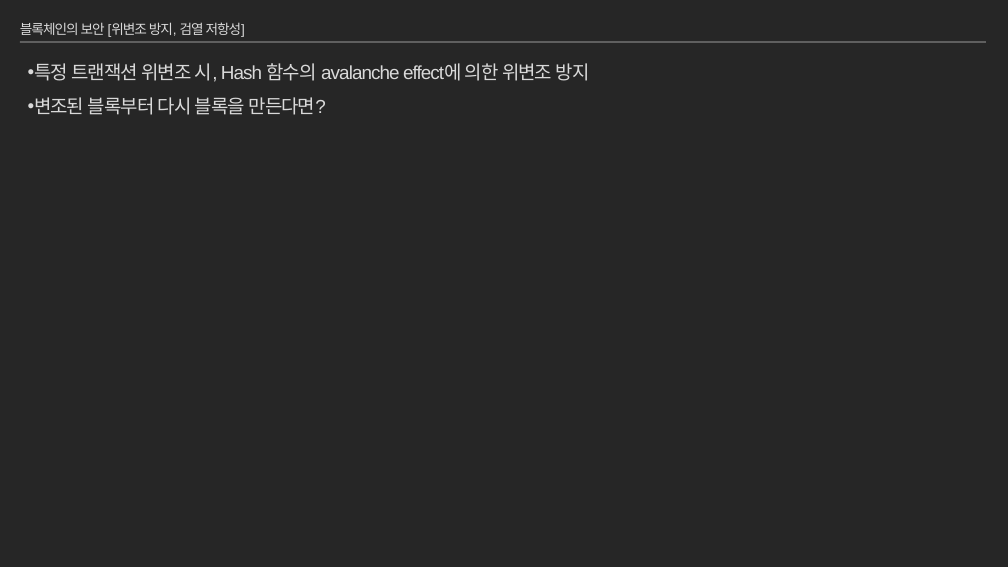
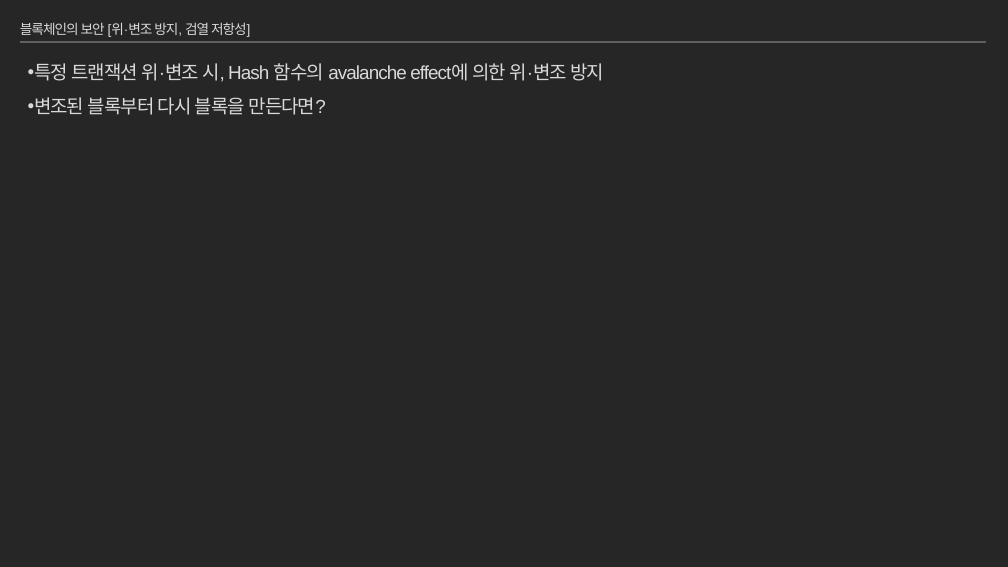
Before and after one commit to moss0801/blockchain-doc, a slide deck: slide 72 of General/Blockchain Part1.pptx (slide 43 before the commit). Drawn at 1008x567 pixels with LibreOffice and Linux fonts; fonts in the diff are those of the drawing. Boxes give left, top, right and bottom in pixels: in the first picture for what was removed or moved away, otherwise in the second. Text is boxed around its words. In the diff, an @@ line names an element or a change of style, - is before the commit and + after.

```diff
--- a/General/Blockchain Part1.pptx
+++ b/General/Blockchain Part1.pptx
@@ title at box(20, 22, 250, 37): text changed @@
-블록체인의 보안 [위변조 방지, 검열 저항성]
+블록체인의 보안 [위·변조 방지, 검열 저항성]
@@ text at box(34, 63, 604, 82): text changed @@
-• 특정 트랜잭션 위변조 시, Hash 함수의 avalanche effect에 의한 위변조 방지
+• 특정 트랜잭션 위·변조 시, Hash 함수의 avalanche effect에 의한 위·변조 방지
```
Also in this commit, not shown: 9 other slides changed, 5 slides added, 5 slides removed.
